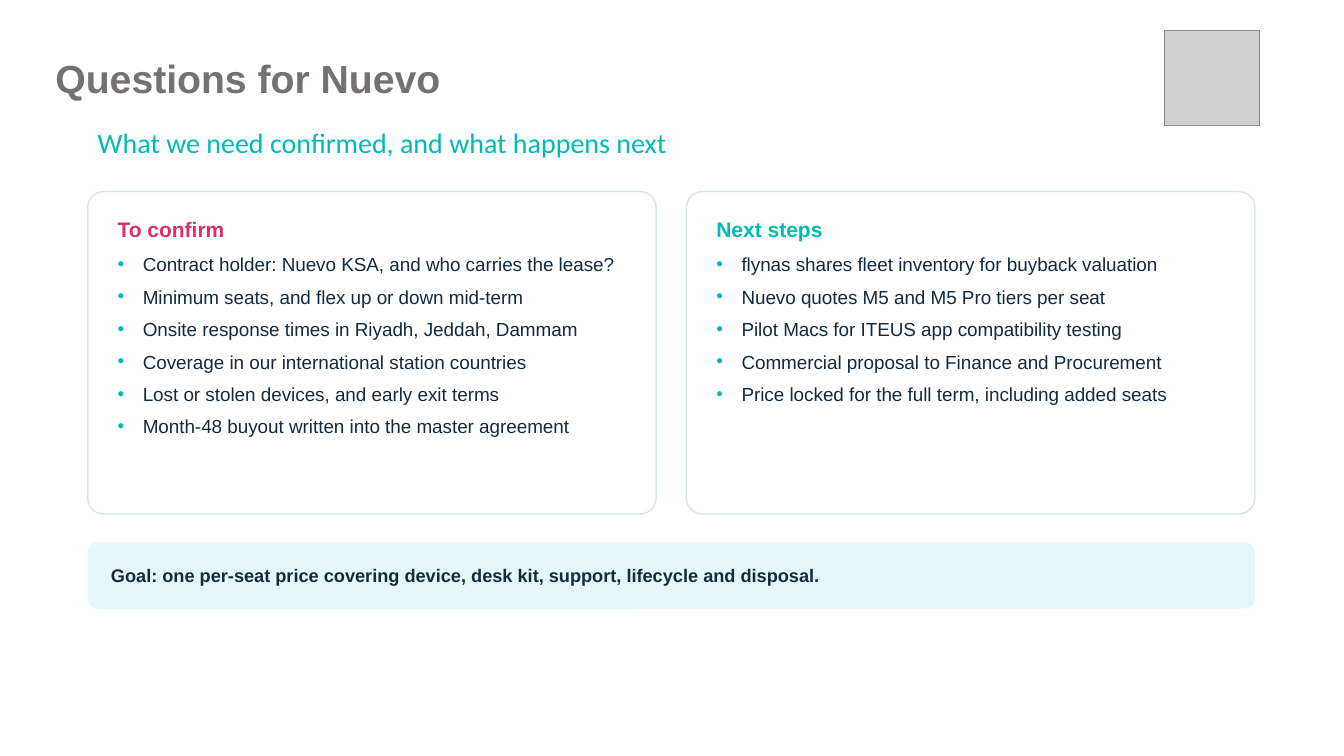
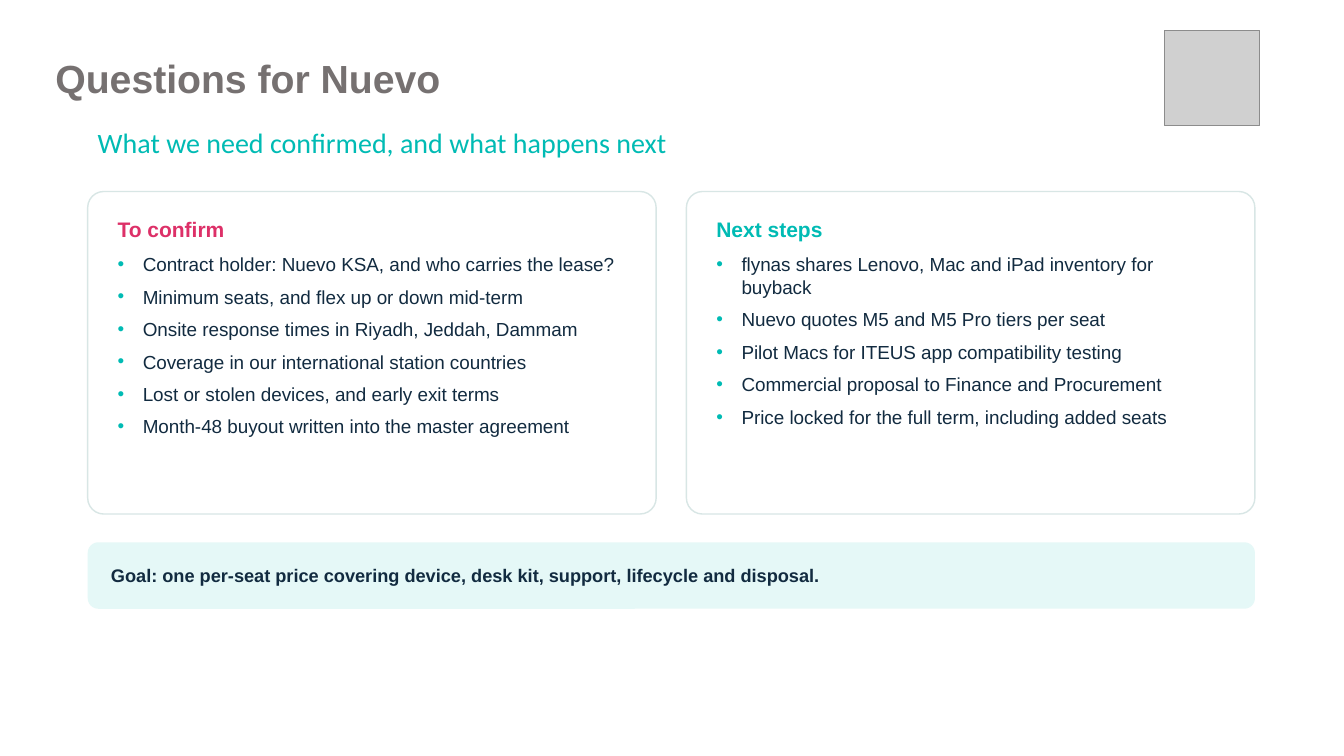
Before and after one commit to 7vbphz8fgw-commits/Bcipd, a slide deck: slide 12 of Flynas_Nuevo_Apple_DaaS_Discussion.pptx. Drawn at 1344x756 pixels with LibreOffice and Linux fonts; fonts in the diff are those of the drawing; grey boxes stand for pictures; background and template pictures are left out. Boxes give left, top, right and bottom in pixels: in the first picture for what was removed or moved away, otherwise in the second. Text is boxed around its words. In the diff, an @@ line names an element or a change of style, - is before the commit and + after.

```diff
--- a/Flynas_Nuevo_Apple_DaaS_Discussion.pptx
+++ b/Flynas_Nuevo_Apple_DaaS_Discussion.pptx
@@ text in rounded rectangle at (742,257,1153,298): text changed @@
-• flynas shares fleet inventory for buyback valuation
+• flynas shares Lenovo, Mac and iPad inventory for buyback
```
Also in this commit, not shown: 4 other slides changed, 1 other file.
